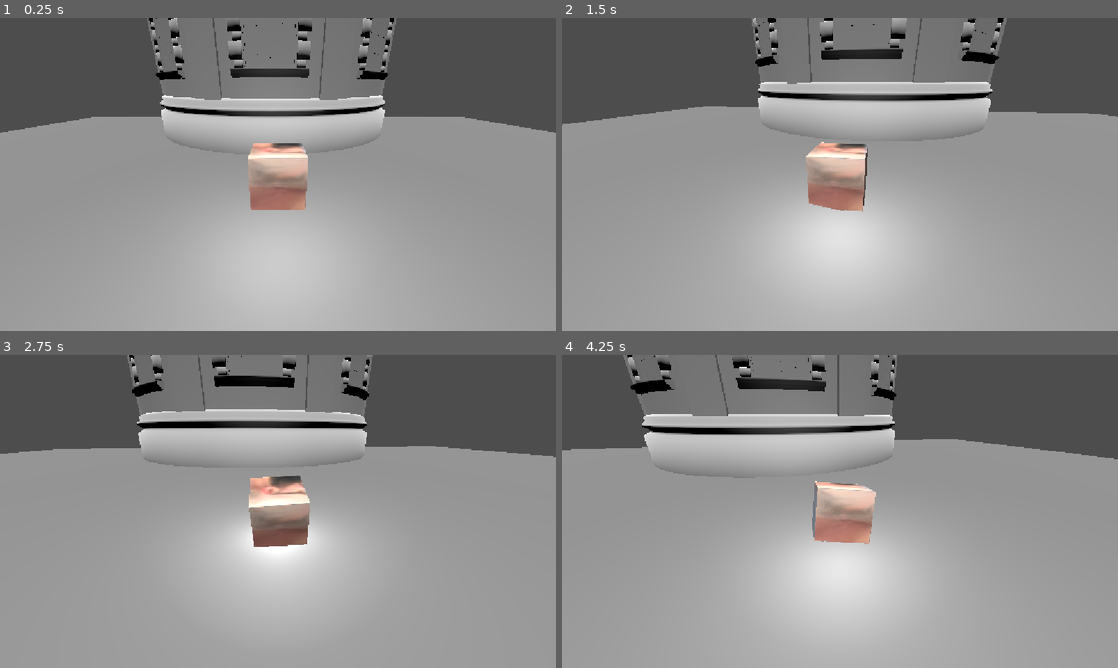
Above: before the commit, frames 1-4 (two rows, left to right).
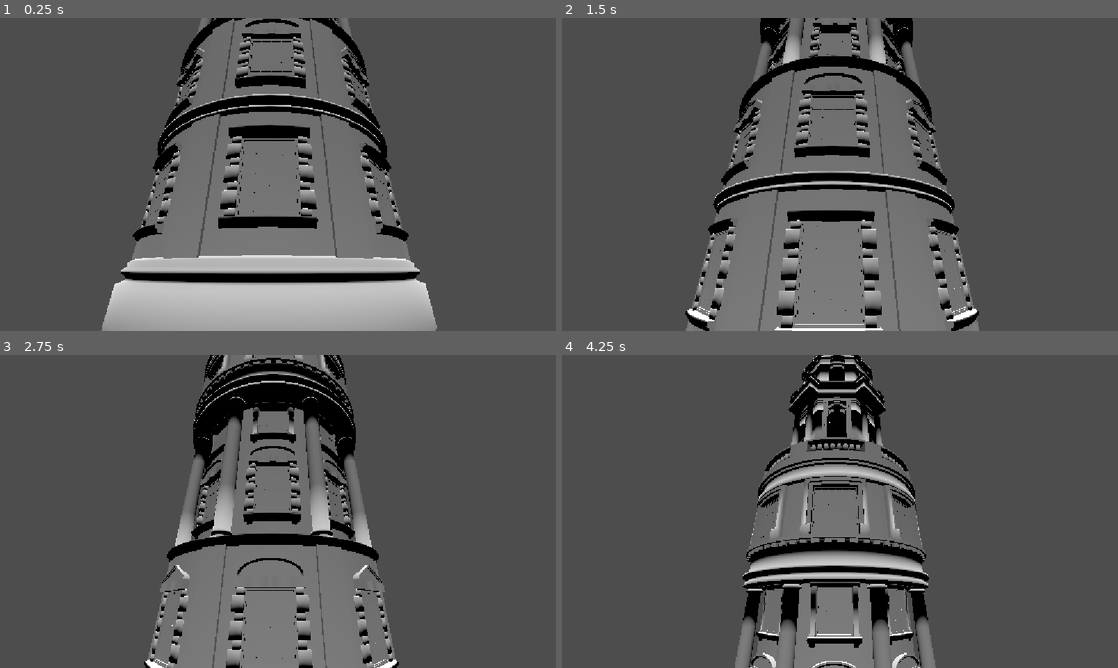
Above: after the commit, the same moments.

Repository: Sgedelta/orbscape
Game: Godot game, scene res://assets/maybe_real_game/test_level.tscn
Same seed, same stepped clock (60 frames per second), same inputs: the game is played once before the commit and once after it. This scene is started directly instead of the project's main scene.
Inputs (mouse positions are in pixels of both pictures, inside the frame that each line leads up to):
- Up to frame 1 (0.25 s): no input
- Up to frame 2 (1.5 s): tap Enter at 0.5 s; move the mouse to (867, 174) at 0.52 s; tap Mouse wheel down (backward) at 0.6 s; click (867, 174) at 0.77 s; move the mouse to (812, 174) at 1.27 s; tap Mouse wheel up (forward) at 1.35 s
- Up to frame 3 (2.75 s): click (250, 511) at 1.52 s; move the mouse to (289, 505) at 2.02 s; tap Mouse wheel down (backward) at 2.1 s
- Up to frame 4 (4.25 s): move the mouse to (834, 517) at 2.77 s; tap Mouse wheel up (forward) at 2.85 s; click (834, 517) at 3.02 s; move the mouse to (878, 514) at 3.52 s; tap Mouse wheel down (backward) at 3.6 s; click (878, 514) at 3.77 s

The runs differ from the first frame. In frame 1, 64% of the frame differs, in the area x 0-100%, y 0-100%; in frame 2, 79%; in frame 3, 79%; in frame 4, 82%.

Commit message:
test level cam changes

Diff:
--- /dev/null
+++ b/assets/maybe_real_game/camera_3d.gd
@@ -0,0 +1,27 @@
+extends Path3D
+
+@export var window: Node3D
+@export var follower: PathFollow3D
+@export var camera: Camera3D
+
+@export var duration := 8.0
+
+func _ready() -> void:
+	var start := camera.global_position
+	var top := Vector3(start.x, window.global_position.y, start.z)
+	var push_dir := Vector3(window.global_position.x - start.x, 0.0, window.global_position.z - start.z).normalized()
+	var inside := window.global_position + push_dir * 20
+
+	var new_curve := Curve3D.new()
+	new_curve.add_point(start)
+	new_curve.add_point(Vector3(top.x, top.y, top.z - 10))
+	new_curve.add_point(inside)
+	curve = new_curve
+
+	follower.rotation_mode = PathFollow3D.ROTATION_NONE
+	follower.loop = false
+	follower.progress_ratio = 0.0
+	camera.position = Vector3.ZERO
+
+	create_tween().tween_property(follower, "progress_ratio", 1.0, duration) \
+		.set_trans(Tween.TRANS_SINE).set_ease(Tween.EASE_IN_OUT)
--- a/assets/maybe_real_game/test_level.tscn
+++ b/assets/maybe_real_game/test_level.tscn
@@ -1,33 +1,17 @@
 [gd_scene format=3 uid="uid://ci4dsy07s7262"]
 
-[ext_resource type="PackedScene" uid="uid://boxfuc4fv5cse" path="res://assets/maybe_real_game/player.tscn" id="1_giiw4"]
-[ext_resource type="PackedScene" uid="uid://cygpirow5nb8c" path="res://assets/random_bs_go/camera_controller.tscn" id="1_kksgc"]
-[ext_resource type="Texture2D" uid="uid://c4kmuust047b" path="res://assets/random_bs_go/david.png" id="2_p3nou"]
+[ext_resource type="Script" uid="uid://c5jxt62yra0ox" path="res://assets/maybe_real_game/camera_3d.gd" id="2_giiw4"]
 [ext_resource type="PackedScene" uid="uid://dyoy2r4x0vk15" path="res://assets/Orbscape_Tower.fbx" id="3_koadj"]
-
-[sub_resource type="BoxMesh" id="BoxMesh_giiw4"]
-size = Vector3(50, 0.2, 50)
 
 [sub_resource type="BoxShape3D" id="BoxShape3D_koadj"]
 size = Vector3(50, 0.2, 50)
 
+[sub_resource type="Curve3D" id="Curve3D_giiw4"]
+
 [node name="TestLevel" type="Node3D" unique_id=5879746]
-
-[node name="RigidBody3D" parent="." unique_id=255405108 node_paths=PackedStringArray("camera_controller") instance=ExtResource("1_giiw4")]
-camera_controller = NodePath("../CameraController")
-sphere_size = 0.45
-dent_str_scalar = 1.0
-ball_texture = ExtResource("2_p3nou")
-
-[node name="CameraController" parent="." unique_id=287330889 node_paths=PackedStringArray("target") instance=ExtResource("1_kksgc")]
-transform = Transform3D(1, 0, 0, 0, 0.91744834, 0.3978549, 0, -0.3978549, 0.91744834, 0, 0, 0)
-target = NodePath("../RigidBody3D")
 
 [node name="Floor" type="StaticBody3D" parent="." unique_id=779292002]
 transform = Transform3D(1, 0, 0, 0, 1, 0, 0, 0, 1, 0, -2.6473103, 0)
-
-[node name="MeshInstance3D" type="MeshInstance3D" parent="Floor" unique_id=1859082980]
-mesh = SubResource("BoxMesh_giiw4")
 
 [node name="CollisionShape3D" type="CollisionShape3D" parent="Floor" unique_id=1886932532]
 shape = SubResource("BoxShape3D_koadj")
@@ -38,4 +22,19 @@
 [node name="DirectionalLight3D" type="DirectionalLight3D" parent="." unique_id=1054873557]
 transform = Transform3D(1, 0, 0, 0, 0.19175963, 0.9814419, 0, -0.9814419, 0.19175963, 0, 9.497283, 0)
 
-[editable path="RigidBody3D"]
+[node name="window+marker" type="Node3D" parent="." unique_id=162931347]
+transform = Transform3D(1, 0, 0, 0, 1, 0, 0, 0, 1, -0.4178493, 55.46158, -15.810152)
+
+[node name="Path3D" type="Path3D" parent="." unique_id=357270880 node_paths=PackedStringArray("window", "follower", "camera")]
+transform = Transform3D(1, 0, 0, 0, 0.9063078, -0.42261833, 0, 0.42261833, 0.9063078, 0, 0, 0)
+curve = SubResource("Curve3D_giiw4")
+script = ExtResource("2_giiw4")
+window = NodePath("../window+marker")
+follower = NodePath("PathFollow3D")
+camera = NodePath("PathFollow3D/Camera3D")
+duration = 10.0
+
+[node name="PathFollow3D" type="PathFollow3D" parent="Path3D" unique_id=1129853430]
+
+[node name="Camera3D" type="Camera3D" parent="Path3D/PathFollow3D" unique_id=521652532]
+transform = Transform3D(1, 0, 0, 0, 0.99999994, 0, 0, 0, 0.99999994, 0, 0, 0)
Not shown, added: assets/maybe_real_game/camera_3d.gd.uid
